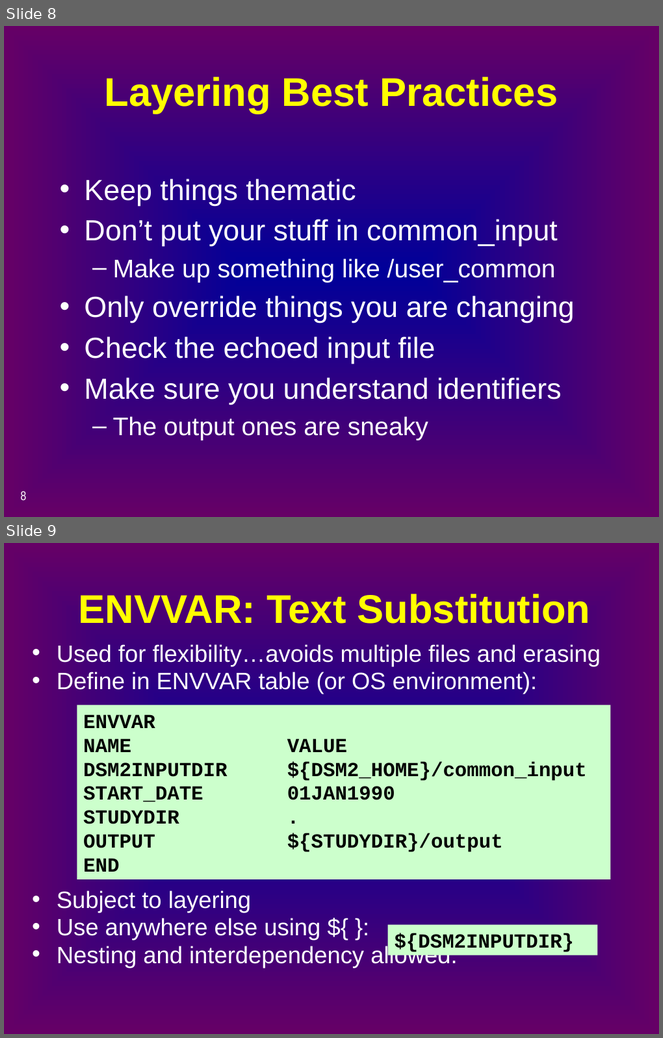
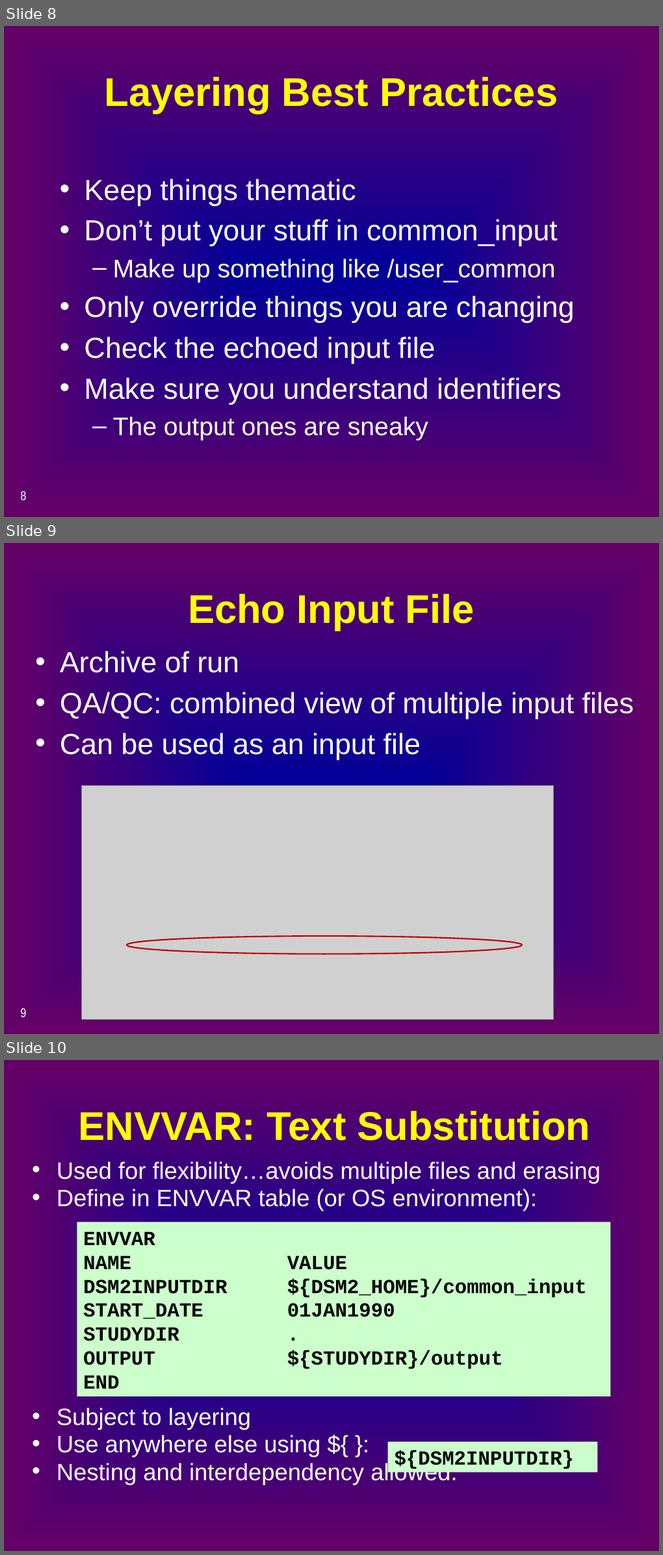
Before and after one commit to CADWRDeltaModeling/dsm2, a slide deck: dsm2/presentations/p3_input_system_layering.pptx. Shown one above the other, each under a label of ours: slides 8 and 9 before the commit, slides 8, 9 and 10 after it. The pictures are 663x1038 and 663x1555 pixels, drawn with LibreOffice and Linux fonts; fonts in the diff are those of the drawing; grey boxes stand for pictures. Boxes give left, top, right and bottom in pixels: in the first picture for what was removed or moved away, otherwise in the second. Text is boxed around its words. In the diff, an @@ line names an element or a change of style, - is before the commit and + after.

```diff
--- a/dsm2/presentations/p3_input_system_layering.pptx
+++ b/dsm2/presentations/p3_input_system_layering.pptx
@@ slide 9 added at [4, 543, 659, 1034], background gradient #000099 to #660066 @@
@@ title added at [188, 594, 475, 631], 44 pt, text #FFFF00, bold @@
+Echo Input File
@@ text added at [60, 651, 634, 760], 32 pt, text #FFFFFF @@
+• Archive of run
+• QA/QC: combined view of multiple input files
+• Can be used as an input file
@@ picture added at [81, 785, 554, 1019] @@
@@ ellipse added at [126, 936, 522, 954], outline #C00000 1.5 pt @@
@@ page number added at [20, 1008, 26, 1018], 14 pt, text #FFFFFF @@
+9
@@ what was slide 9 is now slide 10 @@
```
Also in this commit, not shown: 1 slide changed, 2 other files.
